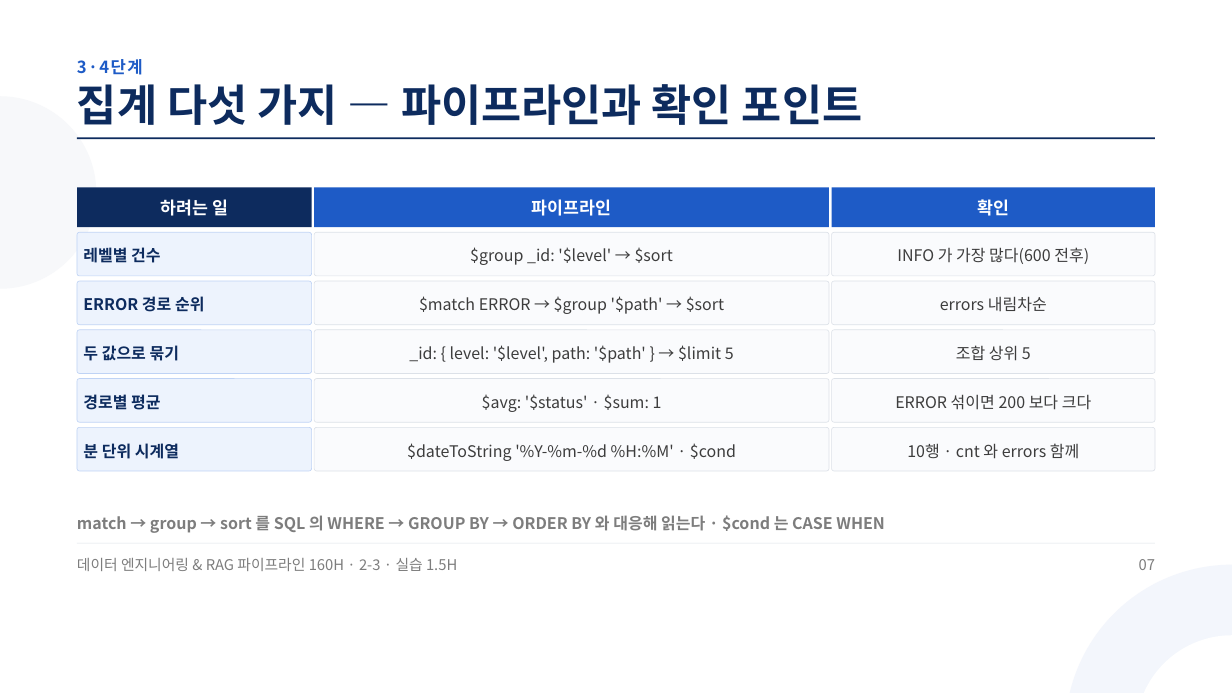
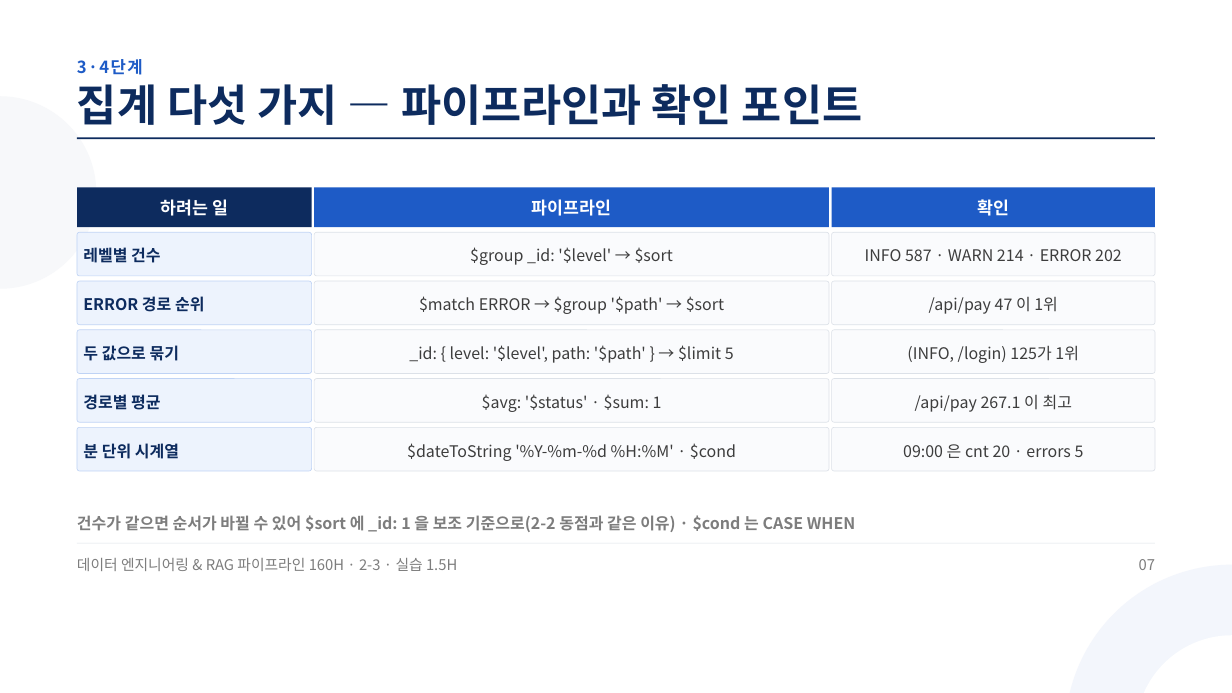
Before and after one commit to aebonlee/materials, a slide deck: slide 7 of data-eng/decks/w2d3s3.pptx. Drawn at 1232x693 pixels with LibreOffice and Linux fonts; fonts in the diff are those of the drawing. Boxes give left, top, right and bottom in pixels: in the first picture for what was removed or moved away, otherwise in the second. Text is boxed around its words. In the diff, an @@ line names an element or a change of style, - is before the commit and + after.

```diff
--- a/data-eng/decks/w2d3s3.pptx
+++ b/data-eng/decks/w2d3s3.pptx
@@ text at [865, 249, 1122, 261]: text changed @@
-INFO 가 가장 많다(600 전후)
+INFO 587 · WARN 214 · ERROR 202
@@ text at [929, 297, 1058, 314]: text changed @@
-errors 내림차순
+/api/pay 47 이 1위
@@ text at [907, 345, 1079, 363]: text changed @@
-조합 상위 5
+(INFO, /login) 125가 1위
@@ text at [915, 394, 1072, 412]: text changed @@
-ERROR 섞이면 200 보다 크다
+/api/pay 267.1 이 최고
@@ text at [903, 444, 1084, 458]: text changed @@
-10행 · cnt 와 errors 함께
+09:00 은 cnt 20 · errors 5
@@ text at [77, 515, 856, 532]: text changed @@
-match → group → sort 를 SQL 의 WHERE → GROUP BY → ORDER BY 와 대응해 읽는다 · $cond 는 CASE WHEN
+건수가 같으면 순서가 바뀔 수 있어 $sort 에 _id: 1 을 보조 기준으로(2-2 동점과 같은 이유) · $cond 는 CASE WHEN
```
Also in this commit, not shown: 6 other slides changed, 9 other files.
